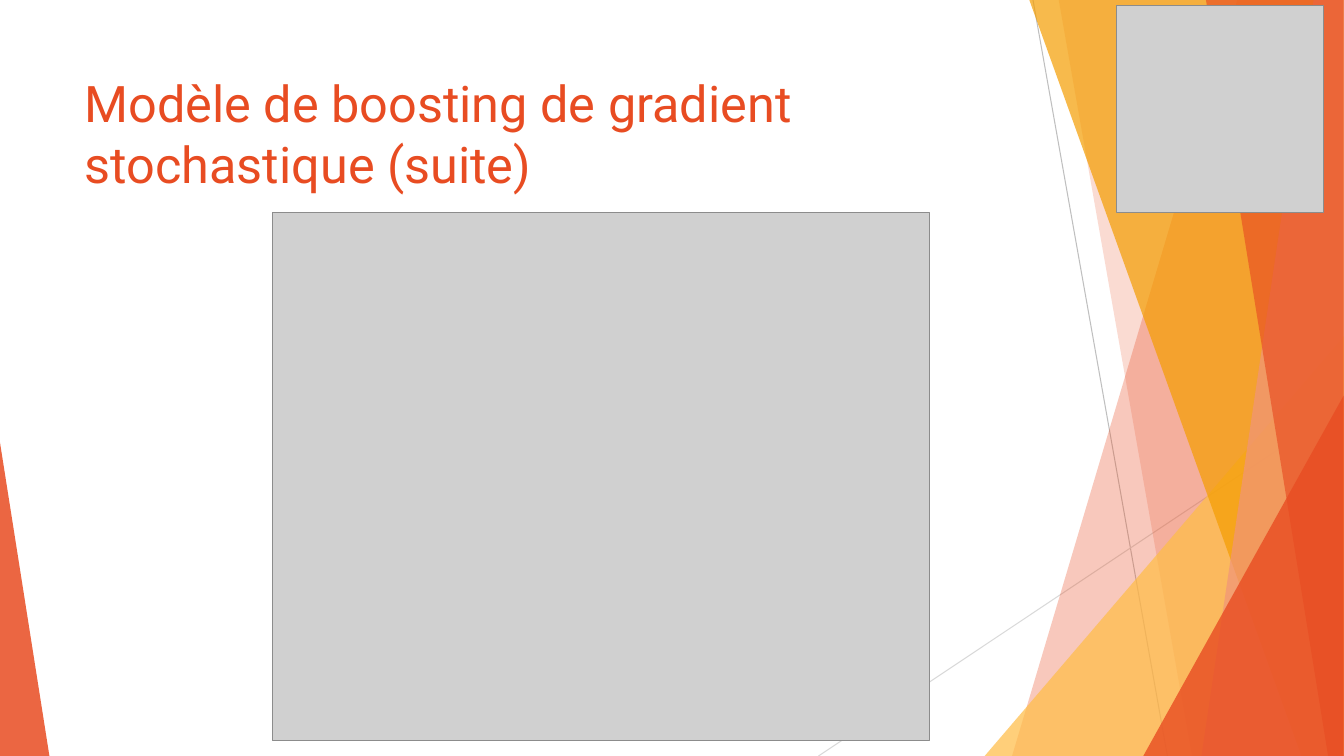
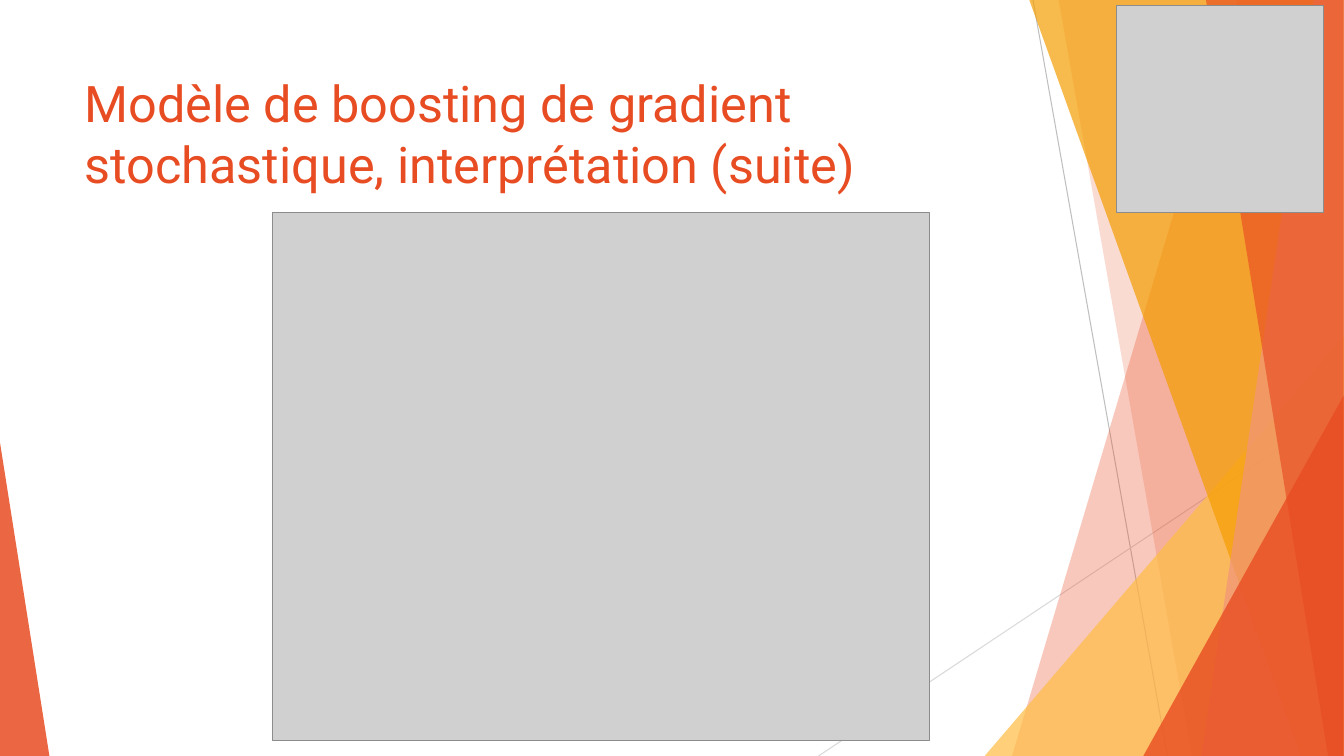
Before and after one commit to SamuelProvencher/TP-Apprentissage, a slide deck: slide 27 of PP.pptx. Drawn at 1344x756 pixels with LibreOffice and Linux fonts; fonts in the diff are those of the drawing; grey boxes stand for pictures. Boxes give left, top, right and bottom in pixels: in the first picture for what was removed or moved away, otherwise in the second. Text is boxed around its words. In the diff, an @@ line names an element or a change of style, - is before the commit and + after.

```diff
--- a/PP.pptx
+++ b/PP.pptx
@@ title at [85,84,855,194]: text changed @@
-Modèle de boosting de gradient stochastique (suite)
+Modèle de boosting de gradient stochastique, interprétation (suite)
```
Also in this commit, not shown: 14 other slides changed, 1 slide added, 1 slide removed, 7 other files.
